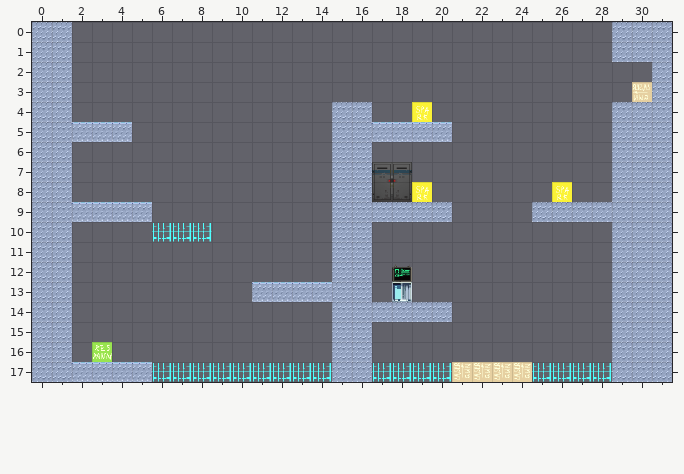
Two states of a Tiled map, Resources/Maps/world4.tmx. Above is the file before it was changed.
Cells are 32x32 px. Shown: x 0..31, y 0..17.
After:
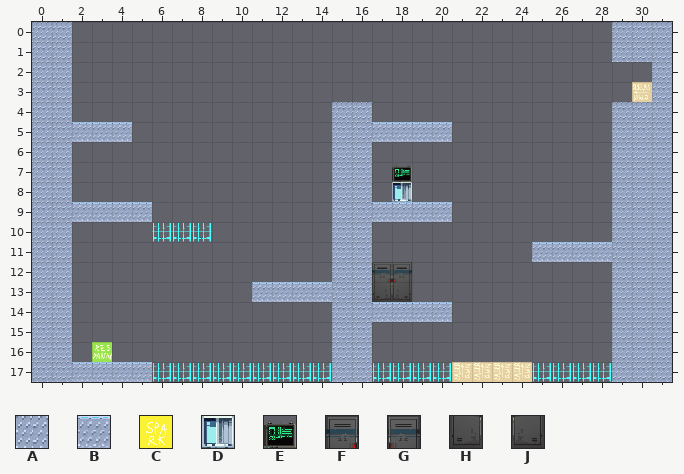
Key: from "ExtendedMapSet": A 2, B 3, C 27, D 35, E 37, F 42, G 42 flipped left-right, H 50, J 50 flipped left-right.
_ is an empty cell, # one hidden under a higher layer.
Edits made:
Layer "Wall":
y 9: x 17..20 AAAA -> BBBB; x 25..28 AAAA -> ____
y 11: x 25..28 ____ -> BBBB
y 14: x 17..20 AAAA -> BBBB
Layer "Object":
y 4: x 19 C -> _
y 8: x 19 C -> _; x 26 C -> _
y 12: x 18 E -> _
y 13: x 18 D -> #
Layer "Background":
y 7: x 17..18 FG -> _E
y 8: x 17..18 HJ -> _D
y 12: x 17..18 __ -> FG
y 13: x 17..18 __ -> HJ
